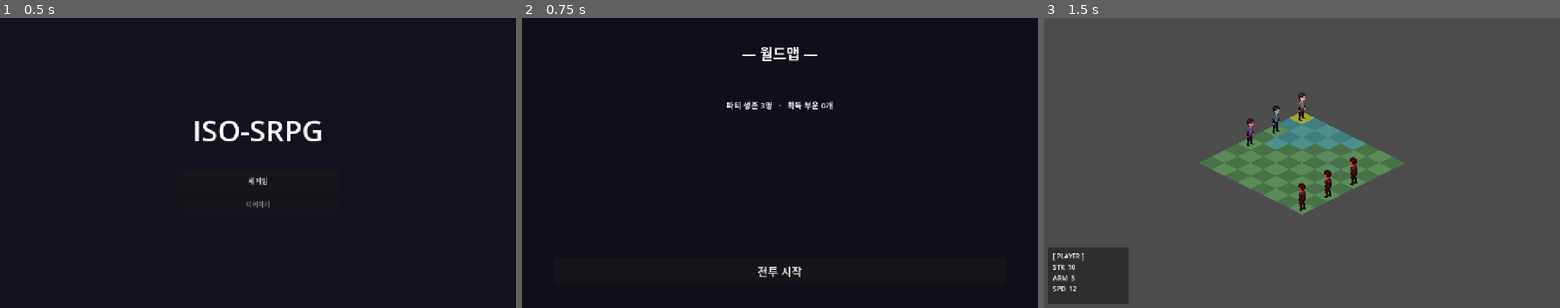
Above: before the commit, frames 1-3 (left to right).
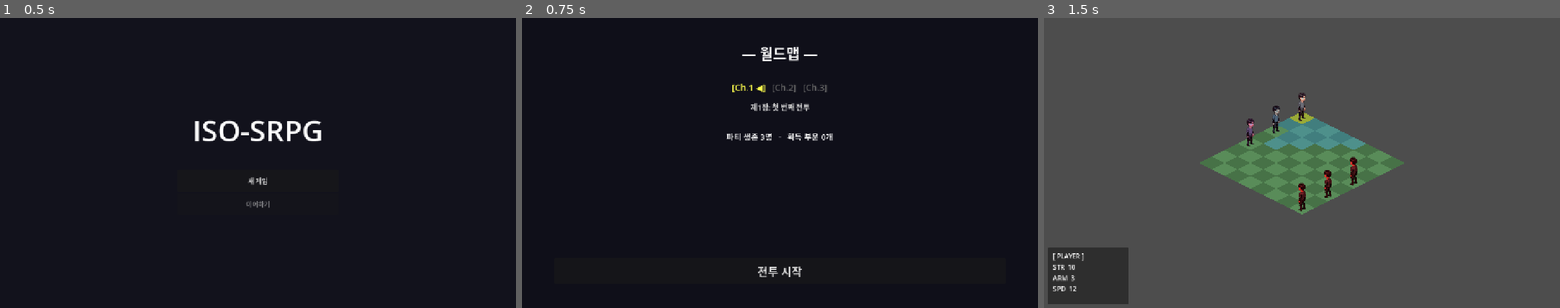
Above: after the commit, the same moments.

Repository: Booldon/iso-srpg
Game: Godot game, scene res://scenes/world/title.tscn
Two runs of this game, one before a commit and one after it. Both use one fixed random seed, a clock stepped at 60 frames per second and the inputs below.
Inputs:
- Up to frame 1 (0.5 s): no input
- Up to frame 2 (0.75 s): click "새 게임" at 0.5 s
- Up to frame 3 (1.5 s): click "전투 시작" at 1.25 s

Frame 1 is identical in both runs. In frame 2, 0.8% of the frame differs, in the area x 39-61%, y 22-43%; in frame 3, nothing differs.
Error before the commit: Invalid access to property or key 'theme_override_font_sizes' on a base object of type 'Label'. (res://scripts/world/world_map.gd:24)

Commit message:
fix(step:5/flow): use add_theme_font_size_override() for runtime-created labels
was:  theme_override_font_sizes["font_size"] dict assignment on Label — invalid in Godot 4
now:  add_theme_font_size_override("font_size", n) used for dynamically created nodes

Co-Authored-By: Claude Sonnet 4.6 <noreply@anthropic.com>

Diff:
--- a/scripts/world/world_map.gd
+++ b/scripts/world/world_map.gd
@@ -21,7 +21,7 @@
 	var total := GameState.get_chapter_count()
 	for i in range(total):
 		var lbl := Label.new()
-		lbl.theme_override_font_sizes["font_size"] = 22
+		lbl.add_theme_font_size_override("font_size", 22)
 		if i < GameState.current_chapter:
 			lbl.text = " [Ch.%d ✓] " % (i + 1)
 			lbl.modulate = Color(0.4, 1.0, 0.4)
@@ -38,7 +38,7 @@
 	if cd:
 		var title_lbl := Label.new()
 		title_lbl.text = cd.title
-		title_lbl.theme_override_font_sizes["font_size"] = 18
+		title_lbl.add_theme_font_size_override("font_size", 18)
 		title_lbl.modulate = Color(0.85, 0.85, 0.85)
 		title_lbl.horizontal_alignment = HORIZONTAL_ALIGNMENT_CENTER
 		_chapter_row.get_parent().add_child(title_lbl)
